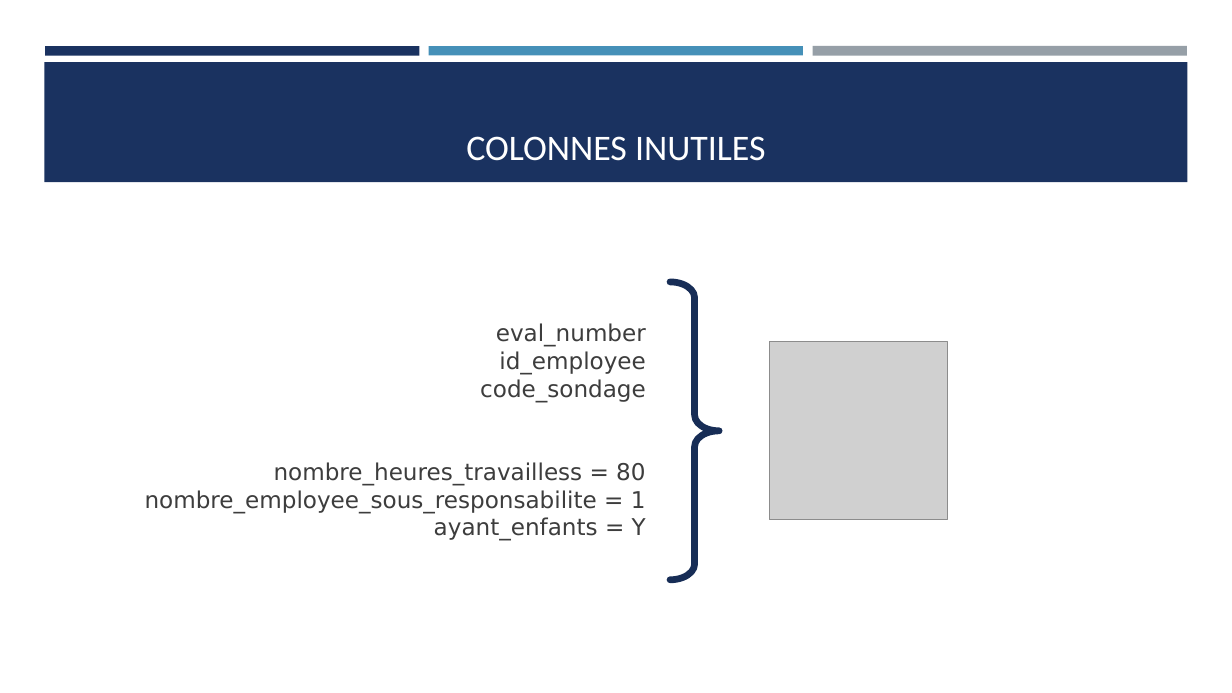
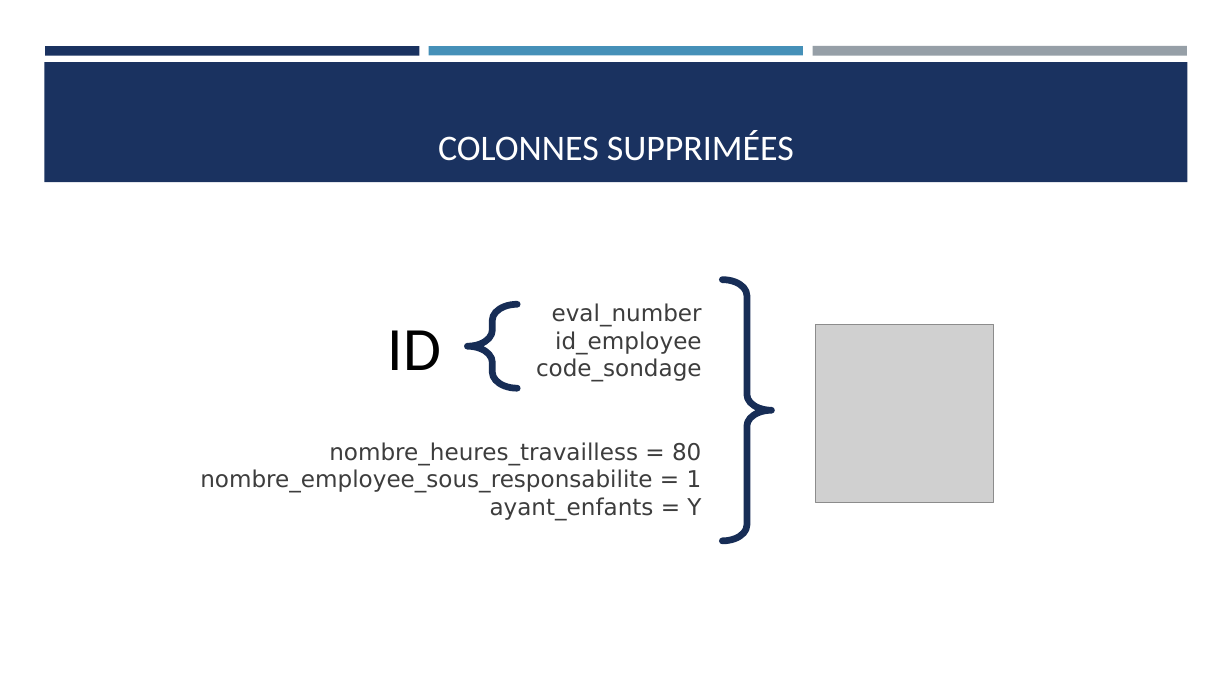
Before and after one commit to Ace4teaM/OCR-NovaTech, a slide deck: slide 10 of Presentation.pptx. Drawn at 1232x693 pixels with LibreOffice and Linux fonts; fonts in the diff are those of the drawing; grey boxes stand for pictures. Boxes give left, top, right and bottom in pixels: in the first picture for what was removed or moved away, otherwise in the second. Text is boxed around its words. In the diff, an @@ line names an element or a change of style, - is before the commit and + after.

```diff
--- a/Presentation.pptx
+++ b/Presentation.pptx
@@ title at (438, 131, 794, 161): text changed @@
-COLONNES INUTILES
+COLONNES SUPPRIMÉES
@@ text "eval_number id_employee code_sondage": place and size @@
-text "eval_number id_employee code_sondage" at (145, 323, 646, 541)
+text "eval_number id_employee code_sondage" at (200, 303, 702, 521)
@@ right brace: place and size @@
-right brace at (670, 282, 719, 579)
+right brace at (723, 280, 772, 542)
@@ right brace added at (468, 304, 518, 388), outline #172D56 5.25 pt @@
@@ picture: place and size @@
-picture at (769, 342, 947, 520)
+picture at (816, 324, 994, 503)
@@ text added at (388, 330, 441, 370), 48 pt, text #000000 @@
+ID
```
Also in this commit, not shown: 13 other slides changed, 11 slides added, 16 slides removed, 15 other files.
